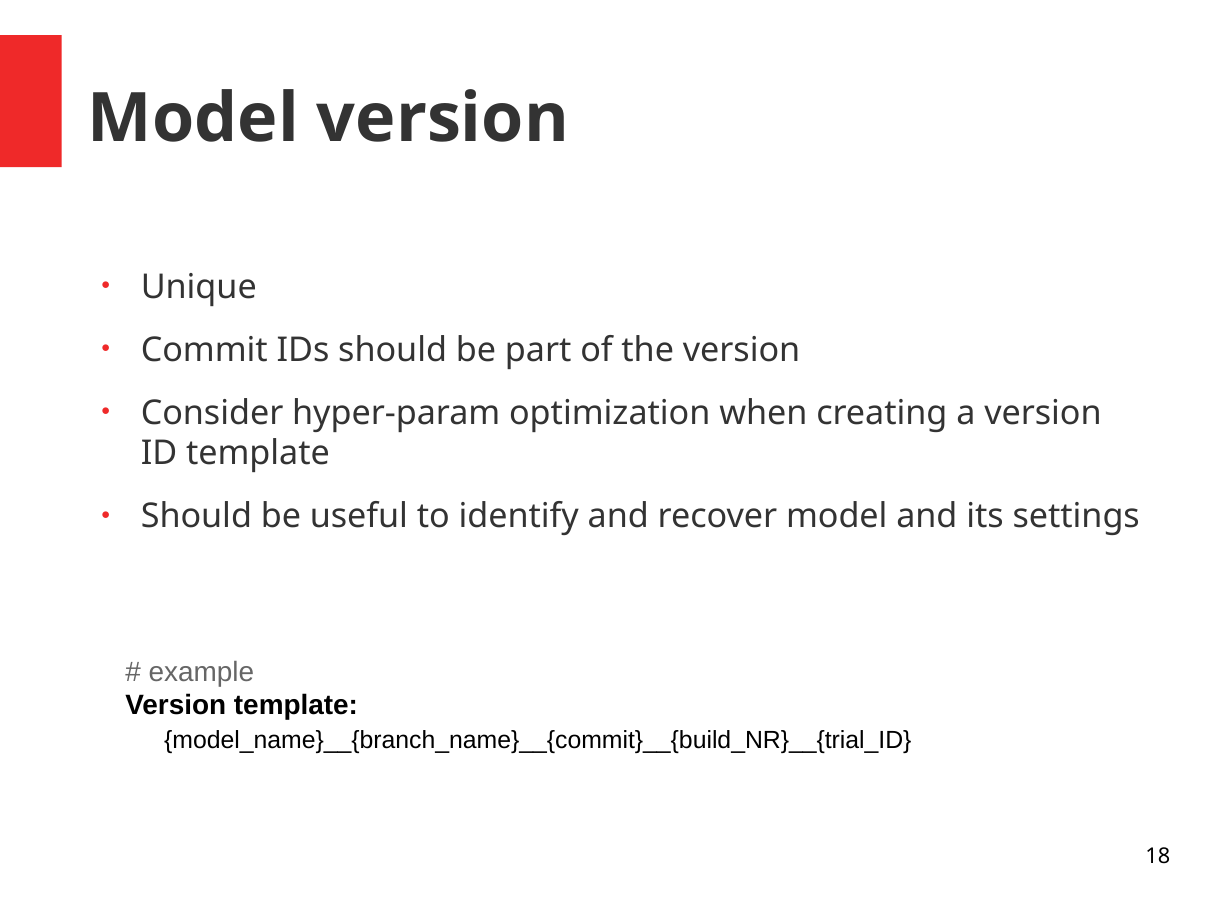
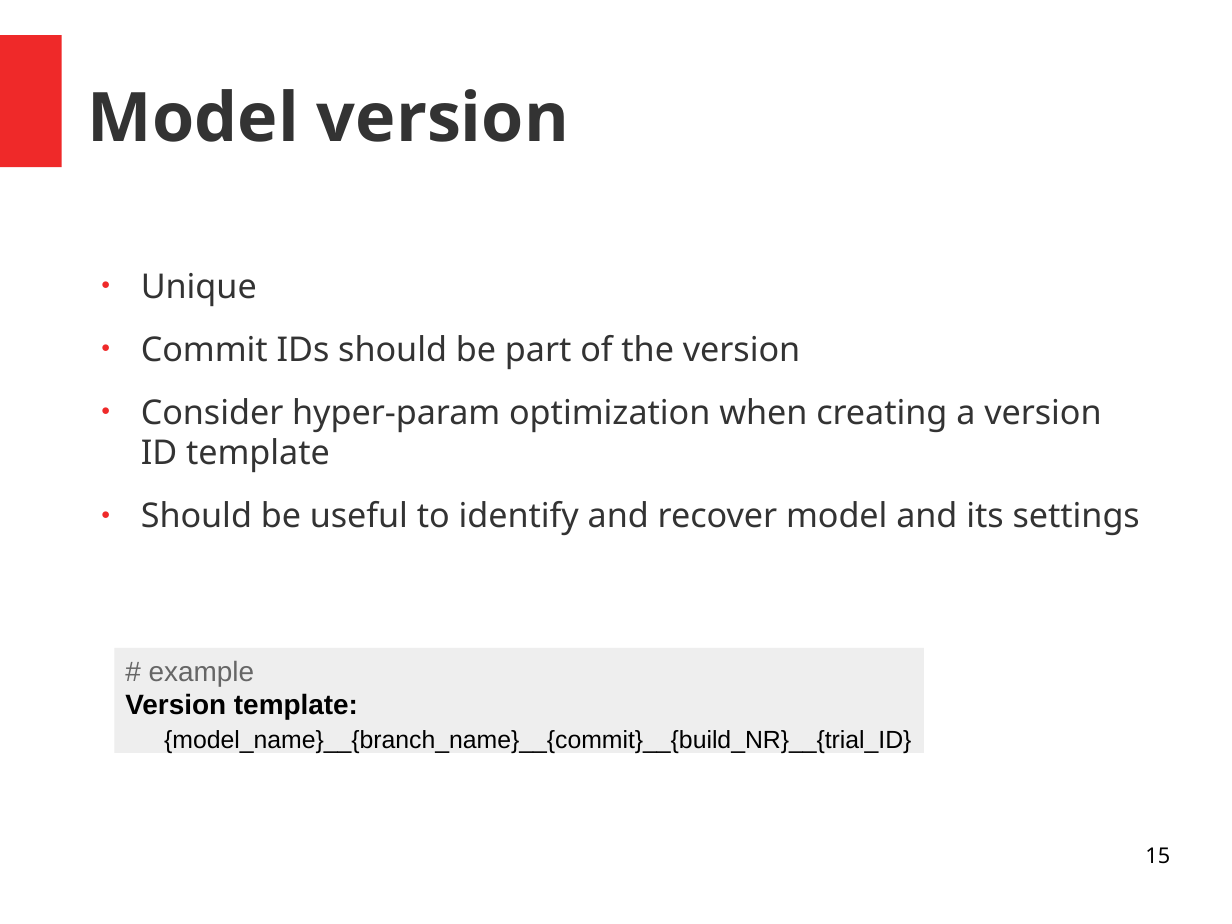
Before and after one commit to andrefsp/models-to-production, a slide deck: slide 15 of models-to-production.odp (slide 18 before the commit). Drawn at 1232x924 pixels with LibreOffice and Linux fonts; fonts in the diff are those of the drawing. Boxes give left, top, right and bottom in pixels: in the first picture for what was removed or moved away, otherwise in the second. Text is boxed around its words. In the diff, an @@ line names an element or a change of style, - is before the commit and + after.

```diff
--- a/models-to-production.odp
+++ b/models-to-production.odp
@@ rectangle "# example Version template:": place and size @@
-rectangle "# example Version template:" at box(125, 661, 911, 753)
+rectangle "# example Version template:" at box(114, 648, 923, 754)
@@ rectangle "# example Version template:" at box(114, 648, 923, 754): fill none to #EEEEEE @@
@@ page number at box(1145, 847, 1170, 864): text changed @@
-18
+15
```
Also in this commit, not shown: 10 other slides changed, 1 slide added, 5 slides removed.
